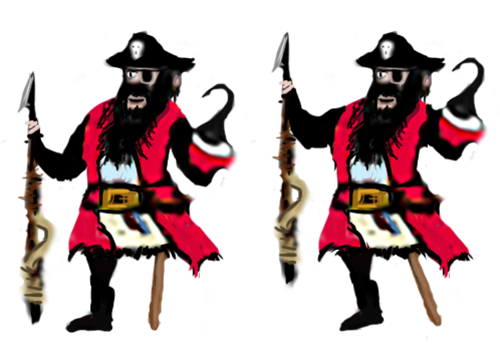
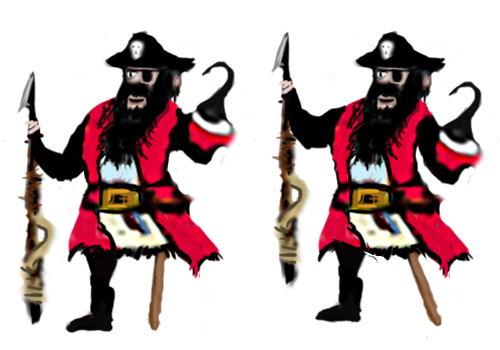
Layered file, before and after one edit (w=500, h=350). Changes by layer:
painted on "Layer 1" over (83, 57, 500, 332)
added layer "Layer 2" above "Layer 4" over (83, 61, 471, 188)
added layer "Layer 4" above "Layer 0" over (408, 81, 500, 186)
added layer "Layer 0" over (83, 57, 489, 332)
